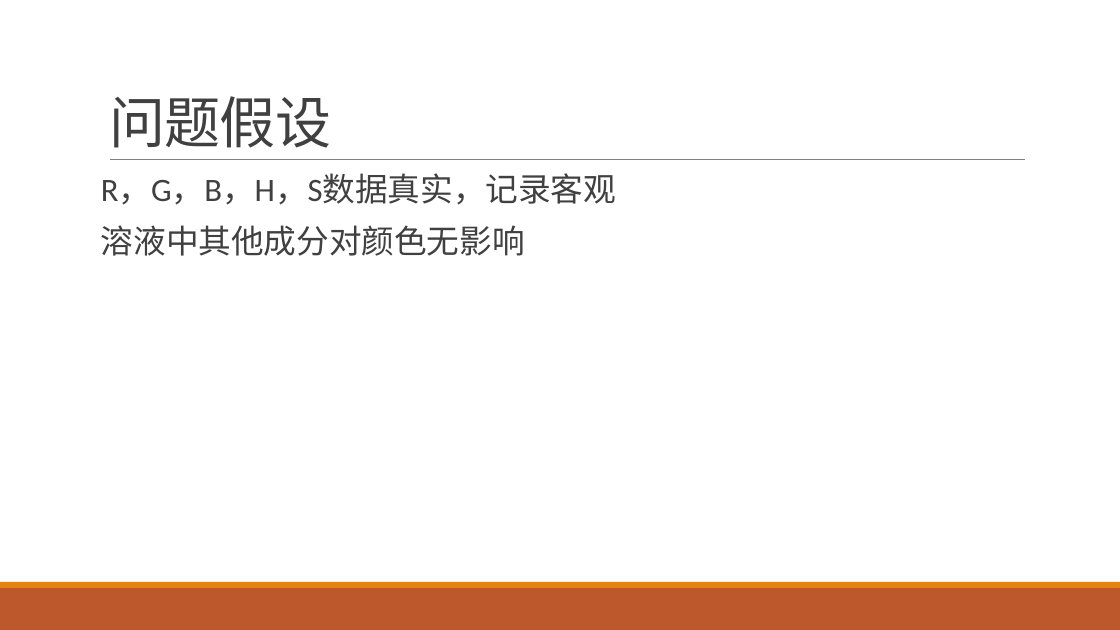
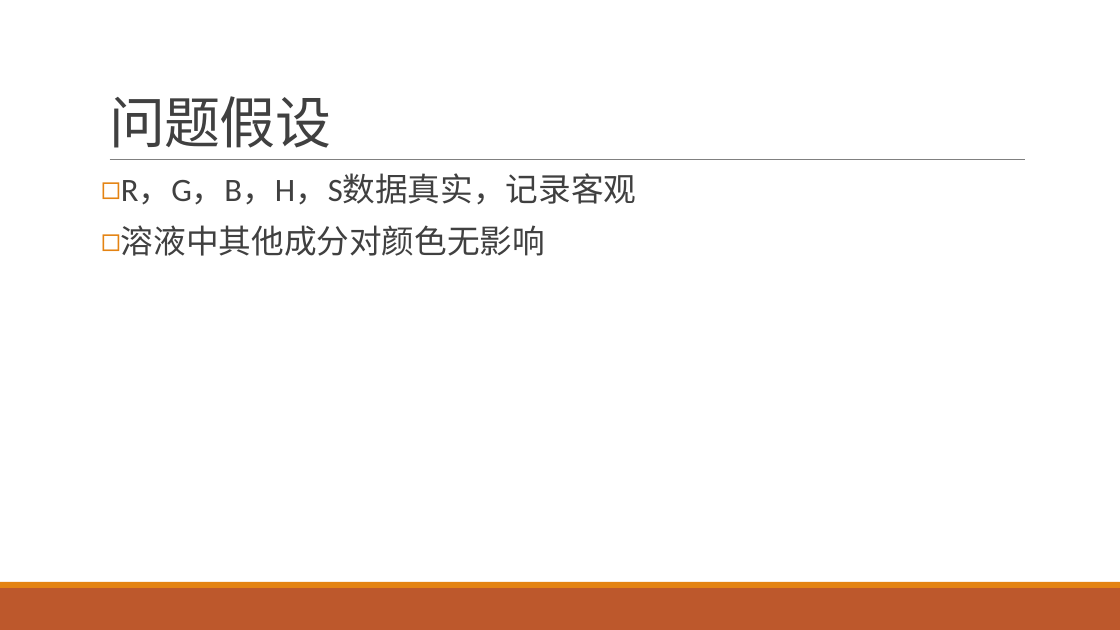
Before and after one commit to yuanjingsong/MCM_Homework, a slide deck: slide 5 of PreG21.pptx. Drawn at 1120x630 pixels with LibreOffice and Linux fonts; fonts in the diff are those of the drawing. Boxes give left, top, right and bottom in pixels: in the first picture for what was removed or moved away, otherwise in the second. Text is boxed around its words. In the diff, an @@ line names an element or a change of style, - is before the commit and + after.

```diff
--- a/PreG21.pptx
+++ b/PreG21.pptx
@@ text "R，G，B，H，S数据真实，记录客观" at [121,175,636,256]: bullet none to ◻ @@
```
Also in this commit, not shown: 8 other slides changed, 3 slides added, 1 slide removed.
